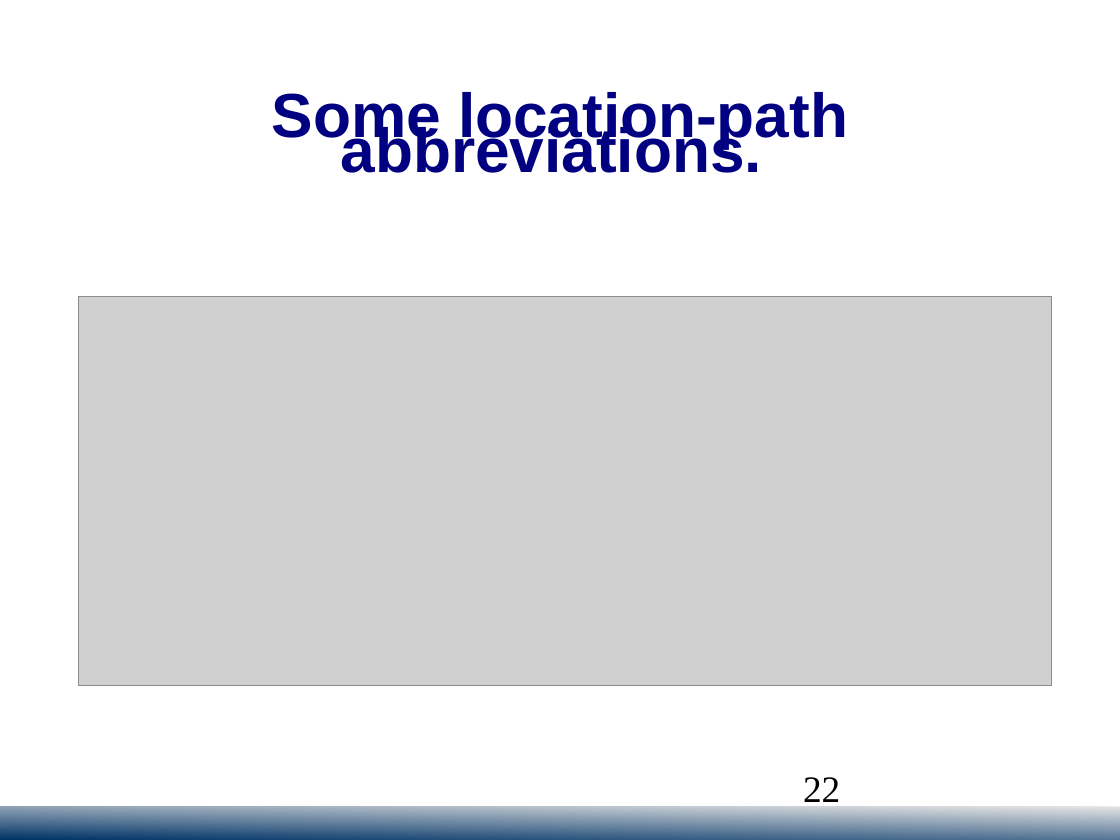
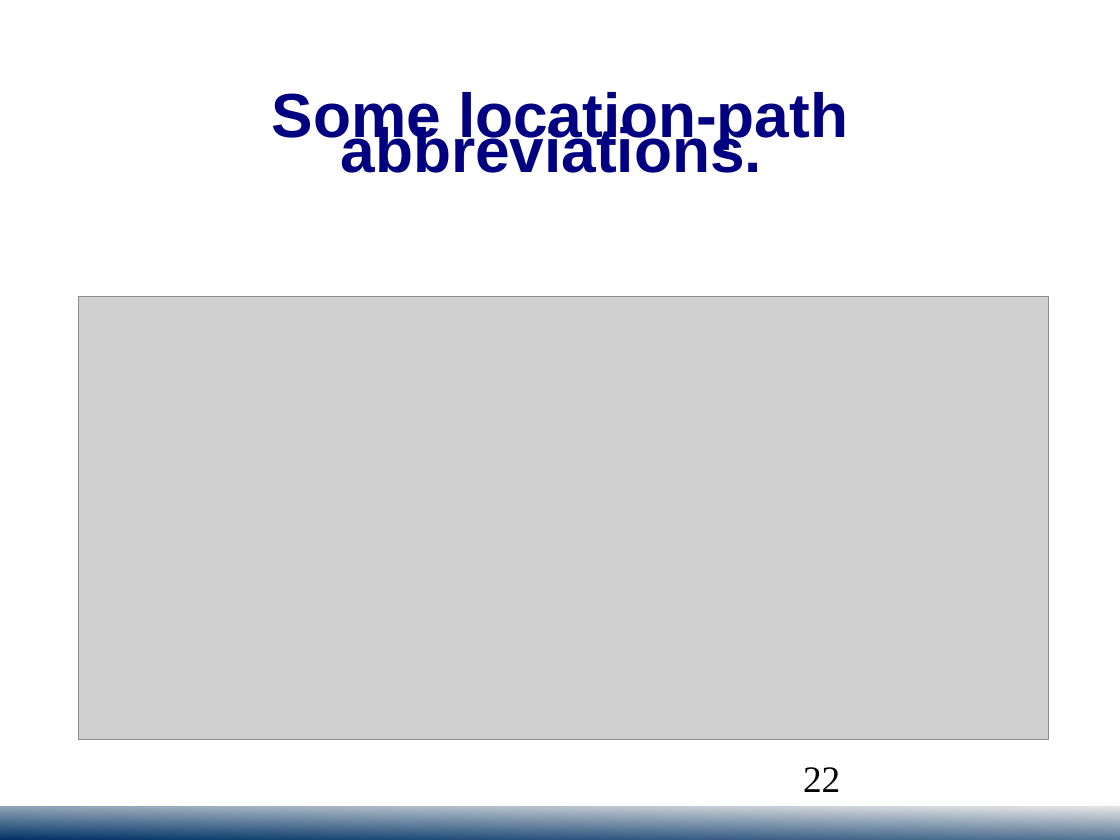
Before and after one commit to jedi-academy/learn-4850, a slide deck: slide 22 of public/download/ACIT4850-XPath.ppt. Drawn at 1120x840 pixels with LibreOffice and Linux fonts; fonts in the diff are those of the drawing; grey boxes stand for pictures; background and template pictures are left out. Boxes give left, top, right and bottom in pixels: in the first picture for what was removed or moved away, otherwise in the second. Text is boxed around its words. In the diff, an @@ line names an element or a change of style, - is before the commit and + after.

```diff
--- a/public/download/ACIT4850-XPath.ppt
+++ b/public/download/ACIT4850-XPath.ppt
@@ picture resized from (x1=78, y1=297, x2=1052, y2=685) to (x1=78, y1=297, x2=1048, y2=740) @@
@@ page number rewrapped from (x1=803, y1=777, x2=840, y2=809) to (x1=803, y1=767, x2=840, y2=792) @@
```
Also in this commit, not shown: 30 other slides changed, 1 slide added, 4 other files.
